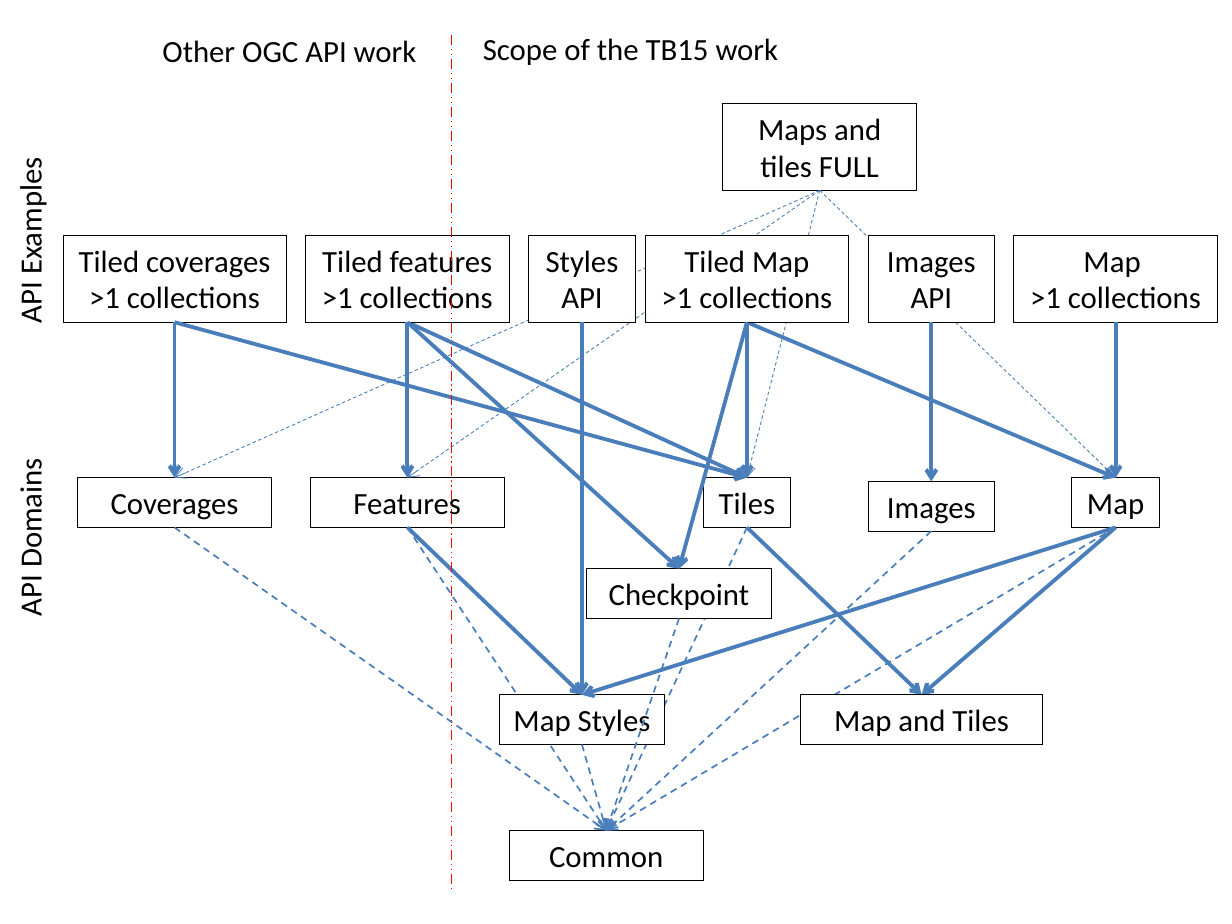
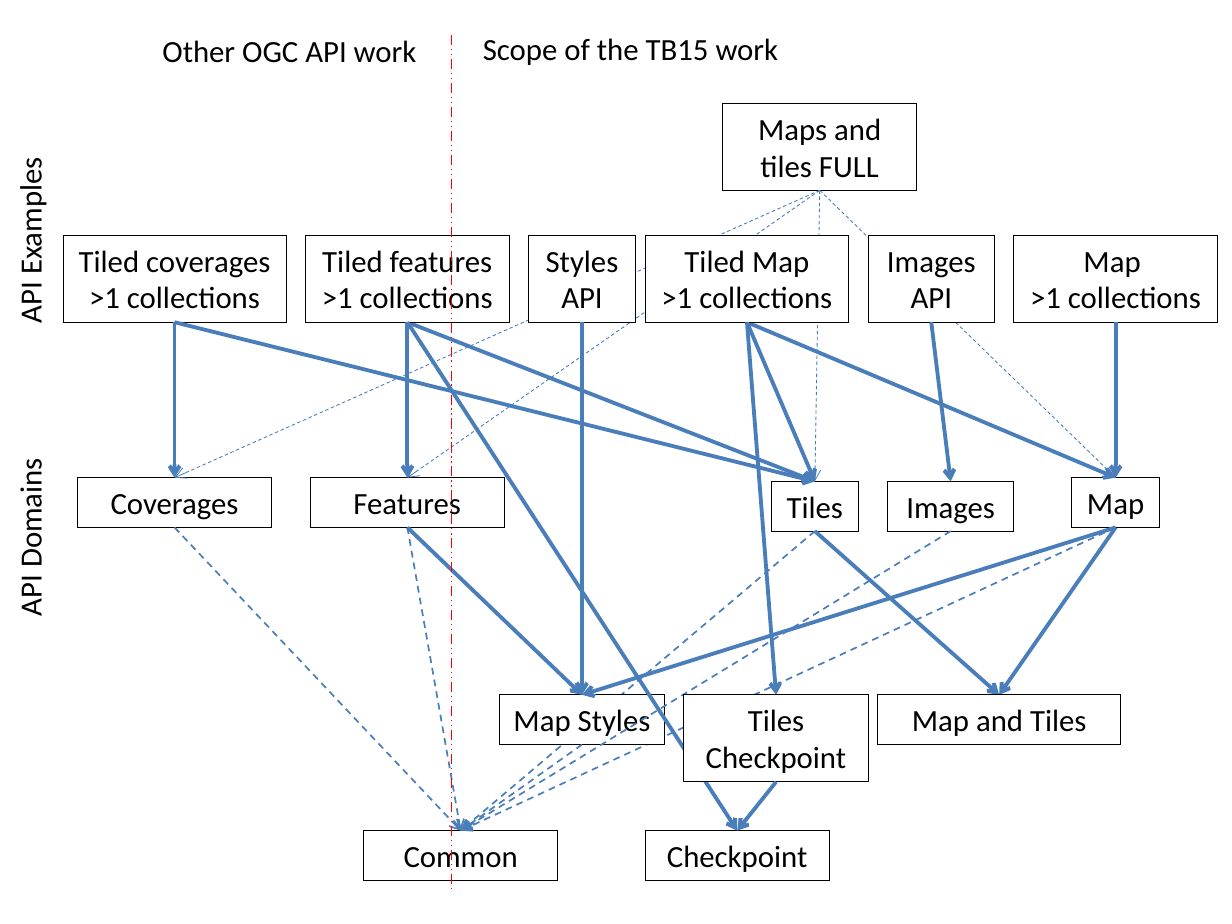
Before and after one commit to opengeospatial/ogcapi-maps, a slide deck: slide 1 of standard/images/diagrams.pptx. Drawn at 1232x924 pixels with LibreOffice and Linux fonts; fonts in the diff are those of the drawing. Boxes give left, top, right and bottom in pixels: in the first picture for what was removed or moved away, otherwise in the second. Text is boxed around its words. In the diff, an @@ line names an element or a change of style, - is before the commit and + after.

Commit message:
Checkpoint extension completed

```diff
--- a/standard/images/diagrams.pptx
+++ b/standard/images/diagrams.pptx
@@ arrow moved from (819, 191) - (747, 478) to (819, 191) - (814, 482) @@
@@ arrow moved from (175, 323) - (747, 478) to (175, 323) - (814, 482) @@
@@ arrow moved from (408, 323) - (747, 478) to (408, 323) - (814, 482) @@
@@ arrow moved from (408, 323) - (679, 569) to (408, 323) - (737, 830) @@
@@ arrow moved from (747, 323) - (747, 478) to (747, 323) - (814, 482) @@
@@ arrow moved from (747, 323) - (679, 569) to (747, 323) - (776, 695) @@
@@ arrow moved from (931, 323) - (931, 482) to (931, 323) - (951, 482) @@
@@ rectangle "Tiles": place and size @@
-rectangle "Tiles" at [703, 478, 791, 527]
+rectangle "Tiles" at [771, 482, 859, 531]
@@ rectangle "Images": place and size @@
-rectangle "Images" at [869, 482, 994, 531]
+rectangle "Images" at [887, 482, 1013, 531]
@@ arrow moved from (175, 527) - (606, 830) to (175, 527) - (461, 830) @@
@@ arrow moved from (408, 527) - (606, 830) to (408, 527) - (461, 830) @@
@@ arrow moved from (1116, 527) - (606, 830) to (1116, 527) - (461, 830) @@
@@ arrow moved from (931, 531) - (606, 830) to (951, 531) - (461, 830) @@
@@ arrow moved from (747, 527) - (606, 830) to (814, 531) - (461, 830) @@
@@ arrow moved from (747, 527) - (922, 695) to (814, 531) - (999, 695) @@
@@ arrow moved from (1116, 527) - (922, 695) to (1116, 527) - (999, 695) @@
@@ arrow removed from (679, 618) to (606, 830) @@
@@ rectangle added at [684, 695, 869, 782], fill #FFFFFF, outline #000000 0.75 pt, 18 pt, text #000000 @@
+Tiles Checkpoint
@@ rectangle "Map and Tiles": place and size @@
-rectangle "Map and Tiles" at [801, 695, 1044, 744]
+rectangle "Map and Tiles" at [878, 695, 1121, 744]
@@ arrow moved from (582, 744) - (606, 830) to (582, 744) - (461, 830) @@
@@ arrow added from (776, 782) to (737, 830), #4B7EBC 2.25 pt @@
@@ rectangle "Common": place and size @@
-rectangle "Common" at [509, 830, 702, 880]
+rectangle "Common" at [363, 830, 557, 880]
@@ rectangle "Checkpoint": place and size @@
-rectangle "Checkpoint" at [586, 569, 771, 618]
+rectangle "Checkpoint" at [646, 830, 830, 880]
```
Also in this commit, not shown: 1 other slide changed, 34 other files.
